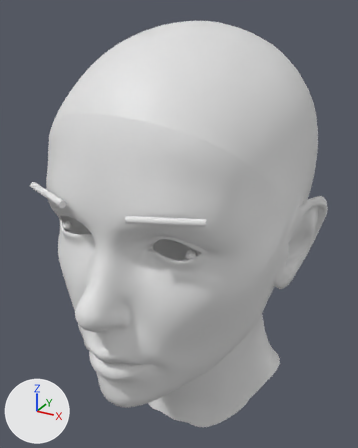
The Blender file FaceLandmarkDetection/Demos/Face Tracking/Models/head.blend, before and after one commit.
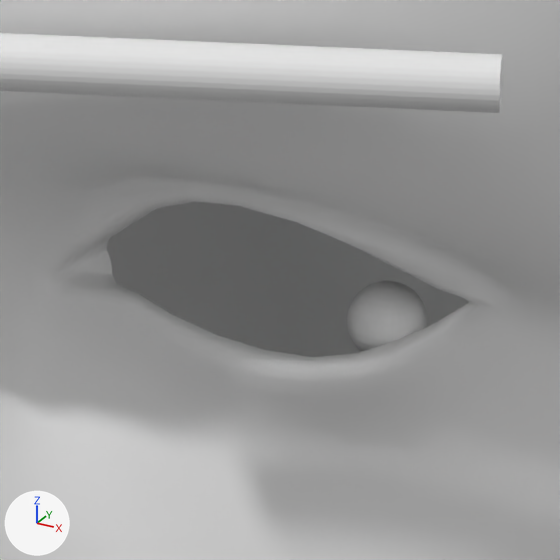
The first picture shows the older version from a camera (50 mm lens) standing at (1.36, -2.62, 2.27) and looking at (-0.05, -0.06, 0.99). The close-ups show both versions on the part from 39% to 60% of the width and 47% to 64% of the height of that picture; other places that the commit changed are outside them. Every picture has the same lights, and +X, +Y and +Z are marked at lower left.

Script lines for the objects in view, before the commit:
```python
me_furiosa = bpy.data.meshes.new('furiosa')
me_furiosa.from_pydata(...)  # 6321 vertices, 6144 faces; spans x -0.82..0.82, y -1.12..0.92, z -0.49..2.2
# faces by material slot: [3758, 2386]
me_furiosa.materials.append(mat_face)  # white #e7e7e7
me_furiosa.materials.append(mat_head)  # white #e7e7e7
ob_head = bpy.data.objects.new('head', me_furiosa)
ob_head.location = (0.0, 0.0, 0.0)
```
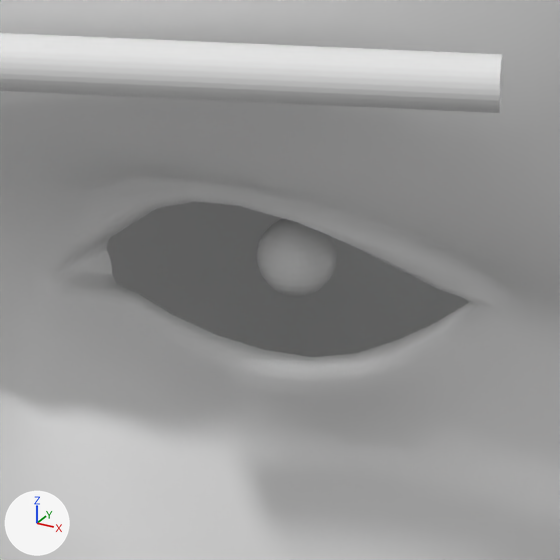
Changed parts and their boxes [x1, y1, x2, y2] in the close-ups (560 x 560 px; the box of a moved part takes in the faces that stretch with it):
part 1 of me_furiosa, moved or reshaped: before [347, 281, 428, 352]; after [257, 219, 337, 297]

Diff of the bpy script that builds the scene:
```diff
--- a/FaceLandmarkDetection/Demos/Face Tracking/Models/head.blend.py
+++ b/FaceLandmarkDetection/Demos/Face Tracking/Models/head.blend.py
@@ me_furiosa @@
 me_furiosa.from_pydata(...)  # 6321 vertices, 6144 faces; spans x -0.82..0.82, y -1.12..0.92, z -0.49..2.2
 # used by ob_head; location = (0.0, 0.0, 0.0)
+# me_furiosa part 1: the loose piece of 482 vertices spanning x 0.36..0.41, y -0.75..-0.7, z 1.15..1.2 is moved by (-0.07, 0.0, 0.03)
 me_furiosa.materials.append(mat_face)
```
